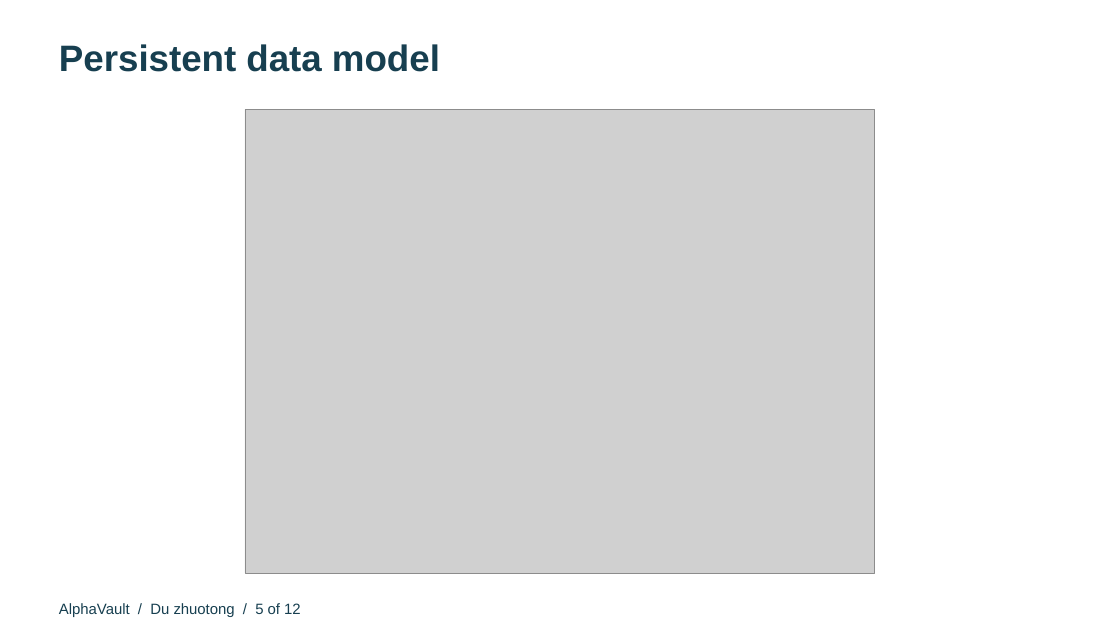
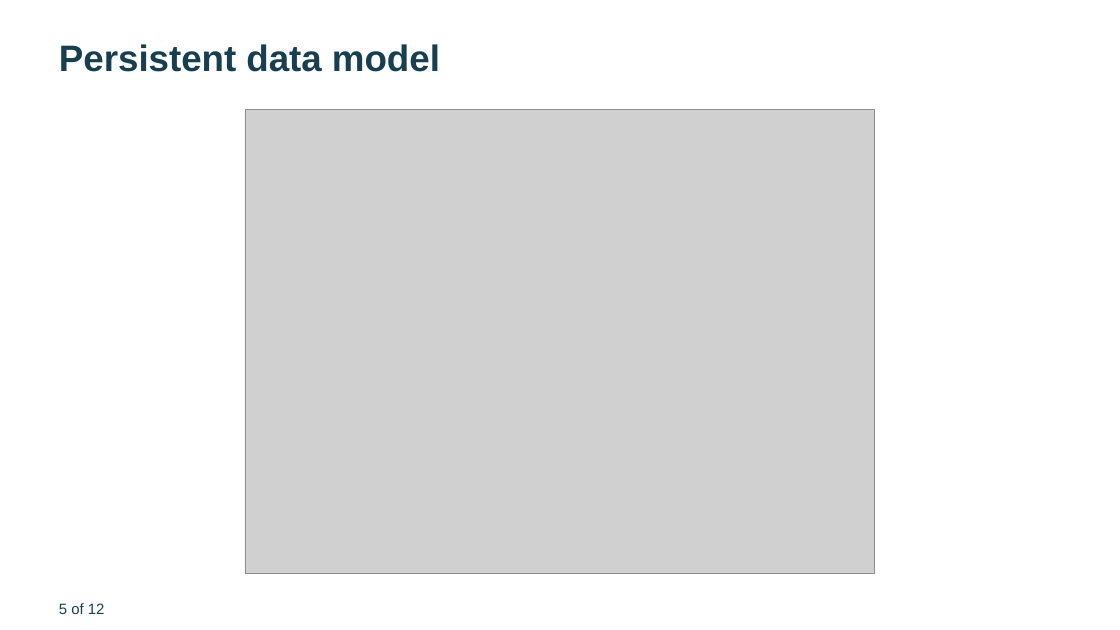
Before and after one commit to qwekker/alphavault-sc6113, a slide deck: slide 5 of submission/AlphaVault-Presentation.pptx. Drawn at 1120x630 pixels with LibreOffice and Linux fonts; fonts in the diff are those of the drawing; grey boxes stand for pictures. Boxes give left, top, right and bottom in pixels: in the first picture for what was removed or moved away, otherwise in the second. Text is boxed around its words. In the diff, an @@ line names an element or a change of style, - is before the commit and + after.

```diff
--- a/submission/AlphaVault-Presentation.pptx
+++ b/submission/AlphaVault-Presentation.pptx
@@ text at bbox=[59, 603, 105, 614]: text changed @@
-AlphaVault / Du zhuotong / 5 of 12
+5 of 12
```
Also in this commit, not shown: 11 other slides changed, 29 other files.
